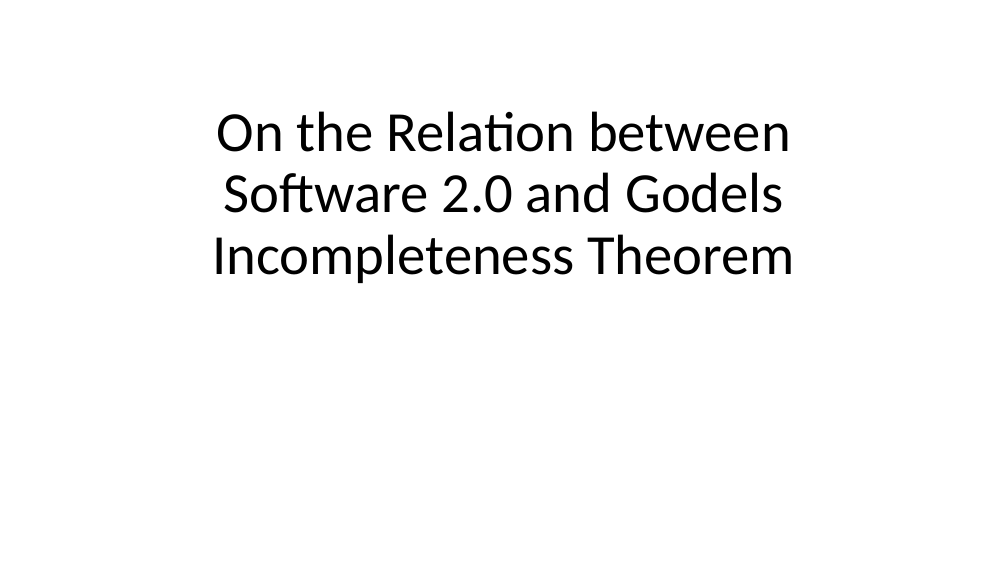
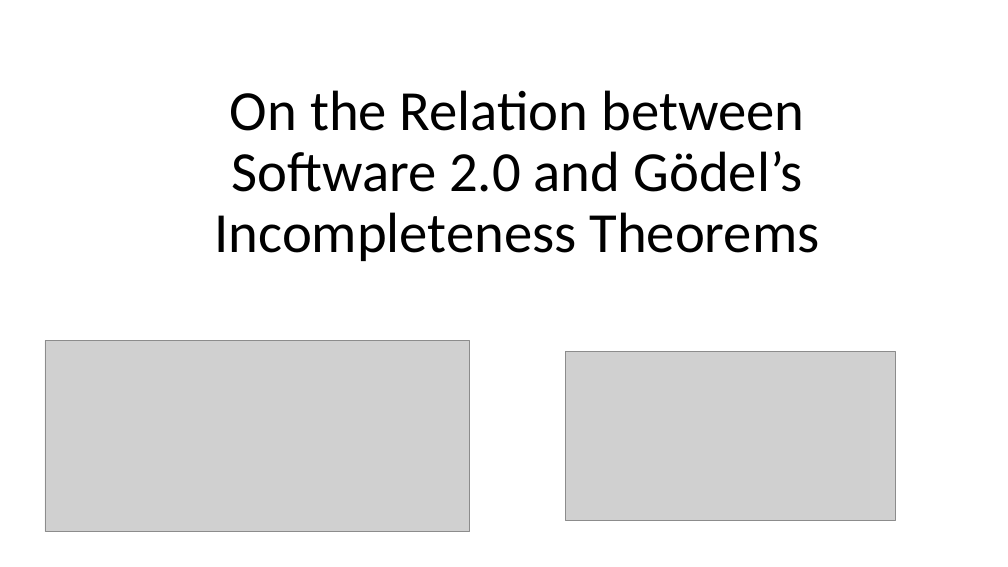
Before and after one commit to natitaw/my-books, a slide deck: slide 1 of presentation/Presentation1.pptx. Drawn at 1008x567 pixels with LibreOffice and Linux fonts; fonts in the diff are those of the drawing; grey boxes stand for pictures. Boxes give left, top, right and bottom in pixels: in the first picture for what was removed or moved away, otherwise in the second. Text is boxed around its words. In the diff, an @@ line names an element or a change of style, - is before the commit and + after.

```diff
--- a/presentation/Presentation1.pptx
+++ b/presentation/Presentation1.pptx
@@ title at [215, 90, 819, 261]: text changed @@
-On the Relation between Software 2.0 and Godels Incompleteness Theorem
+On the Relation between Software 2.0 and Gödel’s Incompleteness Theorems
@@ picture added at [45, 341, 470, 532] @@
@@ picture added at [566, 352, 895, 521] @@
```
